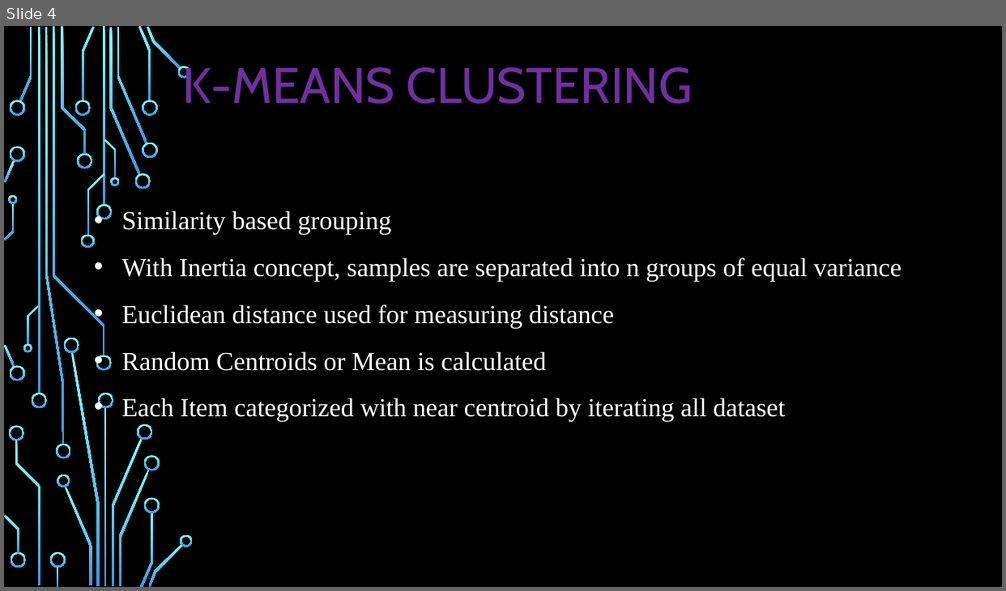
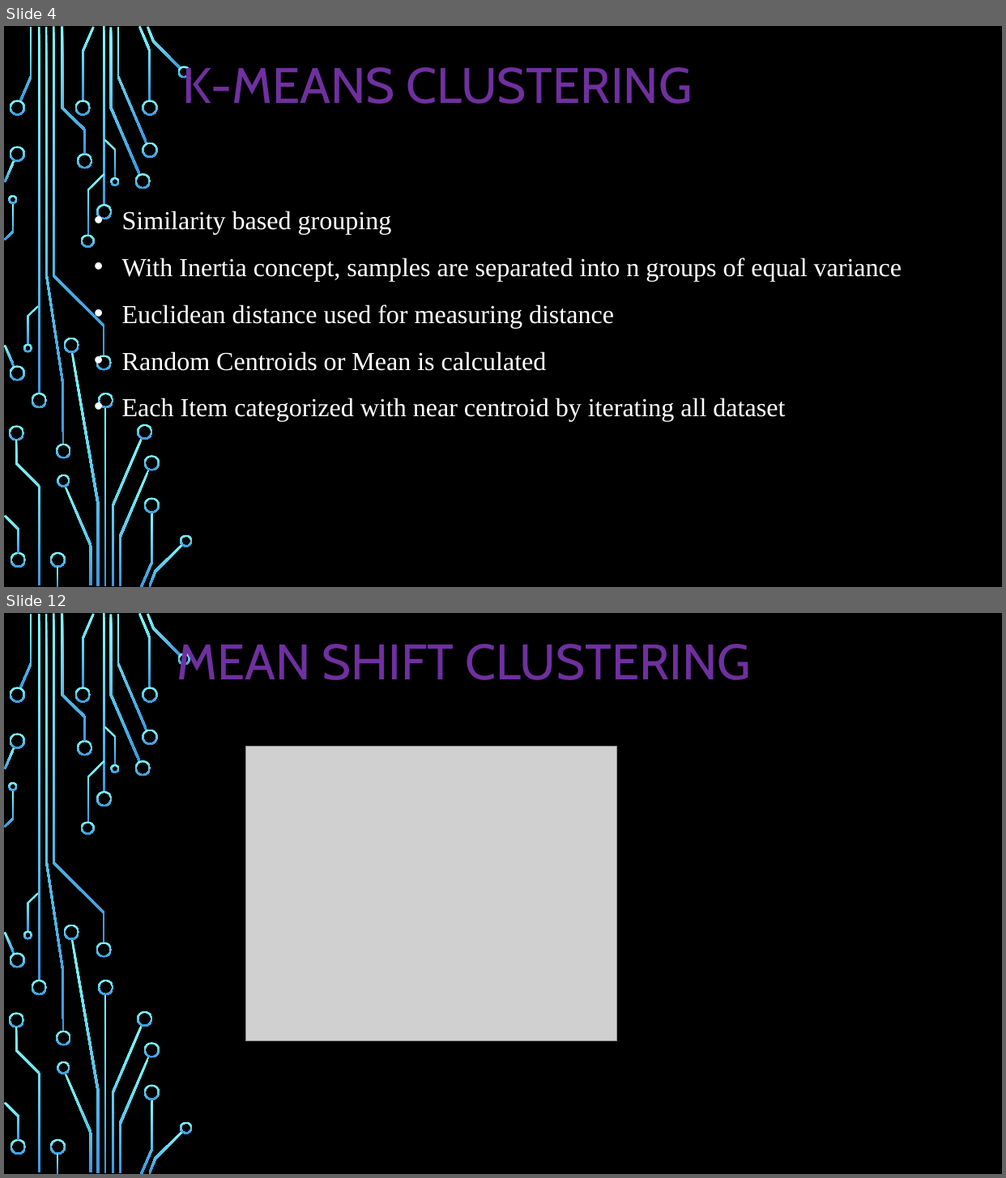
Before and after one commit to TamilselviAI/MachineLearning, a slide deck: Week 4.2 ML-Clustering/Machine Learning - Clustering.pptx. Shown one above the other, each under a label of ours: slide 4 before the commit, slides 4 and 12 after it; the slides between them are not shown. The pictures are 1006x591 and 1006x1178 pixels, drawn with LibreOffice and Linux fonts; fonts in the diff are those of the drawing; grey boxes stand for pictures; background and template pictures are left out. Boxes give left, top, right and bottom in pixels: in the first picture for what was removed or moved away, otherwise in the second. Text is boxed around its words. In the diff, an @@ line names an element or a change of style, - is before the commit and + after.

```diff
--- a/Week 4.2 ML-Clustering/Machine Learning - Clustering.pptx
+++ b/Week 4.2 ML-Clustering/Machine Learning - Clustering.pptx
@@ slide 12 added at [4,613,1002,1174], background picture (left out); not listed: 54 template elements that a slide beside it also shows @@
@@ title added at [177,644,751,680], 48 pt, text #7030A0 @@
+MEAN SHIFT CLUSTERING
@@ picture added at [246,747,617,1041] @@
```
Also in this commit, not shown: 3 slides changed, 20 other slides added.
